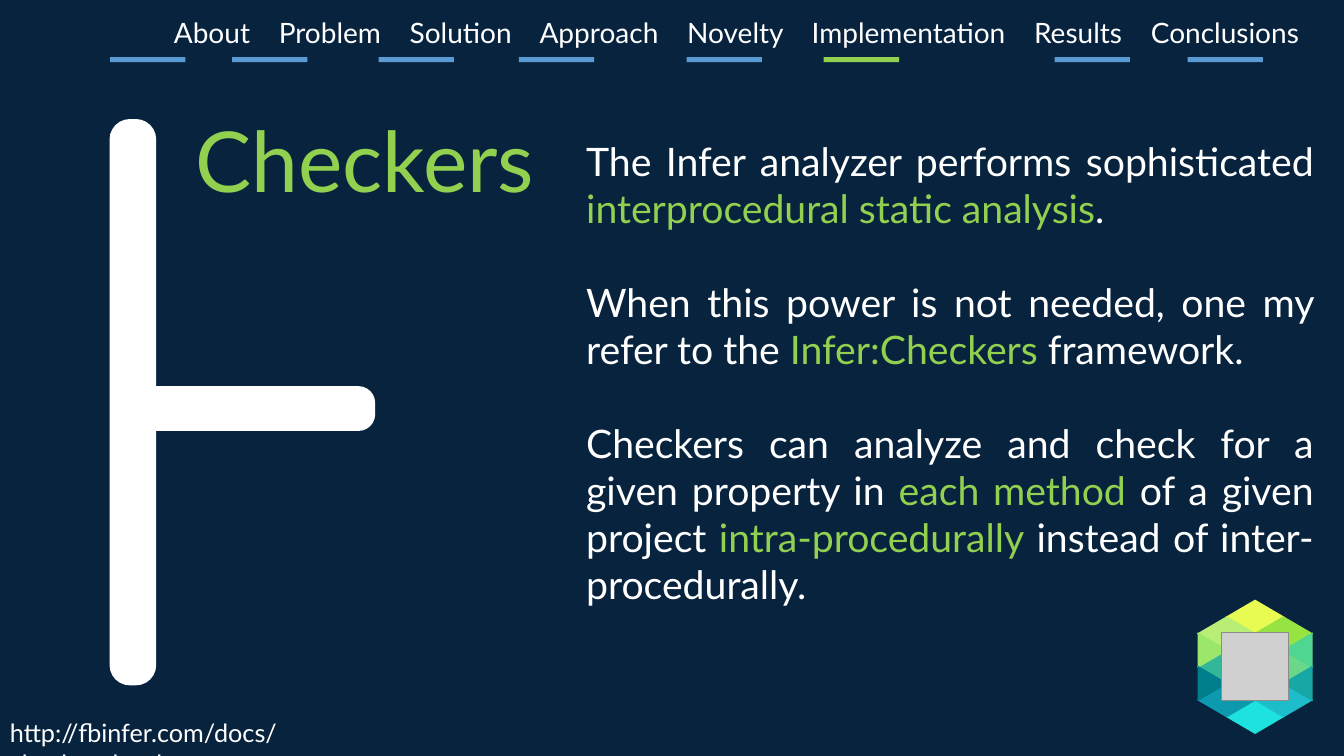
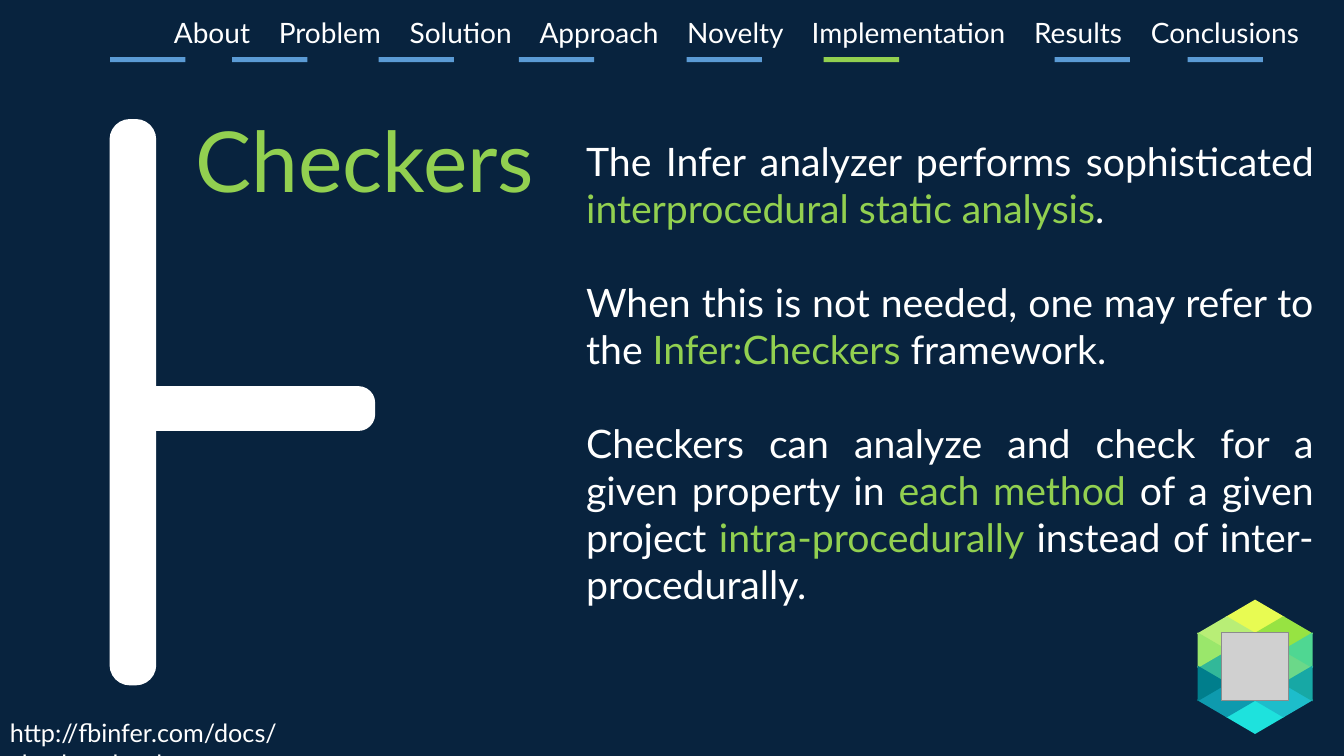
Before and after one commit to jsachs/infer, a slide deck: slide 16 of infeRS/InfeRS.pptx. Drawn at 1344x756 pixels with LibreOffice and Linux fonts; fonts in the diff are those of the drawing; grey boxes stand for pictures. Boxes give left, top, right and bottom in pixels: in the first picture for what was removed or moved away, otherwise in the second. Text is boxed around its words. In the diff, an @@ line names an element or a change of style, - is before the commit and + after.

```diff
--- a/infeRS/InfeRS.pptx
+++ b/infeRS/InfeRS.pptx
@@ text at box(586, 288, 1313, 365): text changed @@
-When this power is not needed, one my refer to the Infer:Checkers framework.
+When this is not needed, one may refer to the Infer:Checkers framework.
```
Also in this commit, not shown: 5 other slides changed, 4 slides added, 1 other file.
